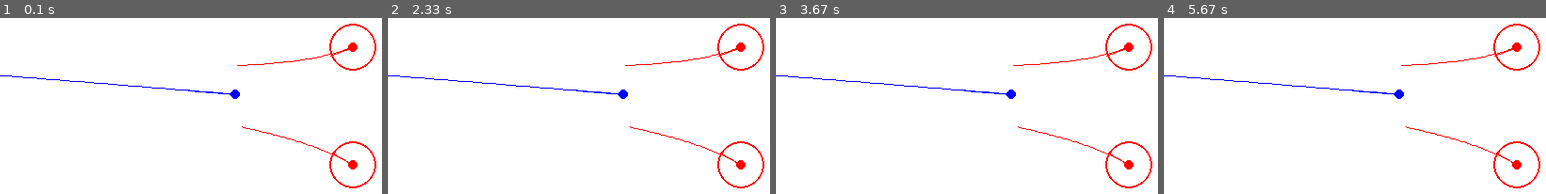
Above: before the commit, frames 1-4 (left to right).
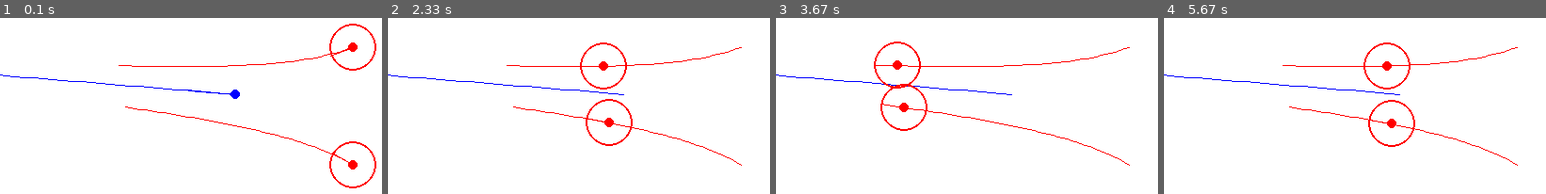
Above: after the commit, the same moments.

Repository: NM-USAF/afit_thesis
Game: pygame game, started from pygame_simulation.py
Two runs of this game, one before a commit and one after it. Both use one fixed random seed, a clock stepped at 60 frames per second and the inputs below.
Inputs (mouse positions are in pixels of both pictures, inside the frame that each line leads up to):
- Up to frame 1 (0.1 s): no input
- Up to frame 2 (2.33 s): hold Right 0.33-0.8 s; move the mouse to (605, 114) at 0.37 s; hold Right 0.83-1.3 s; move the mouse to (outside the picture) at 0.87 s; tap Space at 0.9, 1.2, 1.4, 1.7 s; hold Left 1.33-1.87 s; move the mouse to (624, 125) at 1.37 s
- Up to frame 3 (3.67 s): click (863, 23) at 2.38 s
- Up to frame 4 (5.67 s): hold Left 3.73-4.2 s; move the mouse to (outside the picture) at 3.77 s; tap Space at 3.8, 4.1 s

The runs differ from the first frame. In frame 1, 0.5% of the frame differs, in the area x 0-92%, y 17-83%; in frame 2, 2.5%; in frame 3, 2.5%, in the area x 0-99%, y 3-97%; in frame 4, 2.5%.

Commit message:
added readme and moved some things around

Diff:
--- a/pygame_simulation.py
+++ b/pygame_simulation.py
@@ -67,7 +67,7 @@
 
         self.play_simulation = False
         self.simulation_time = 0
-        self.max_sim_time = 5
+        self.max_sim_time = 10
         self.sim_time_dt = 1/10
 
 
Renamed: create_graphs.py -> create_plots.py
Not shown, added: pure_pursuit/requirements.txt
Not shown, added: readme.md
Not shown, changed: requirements.txt
